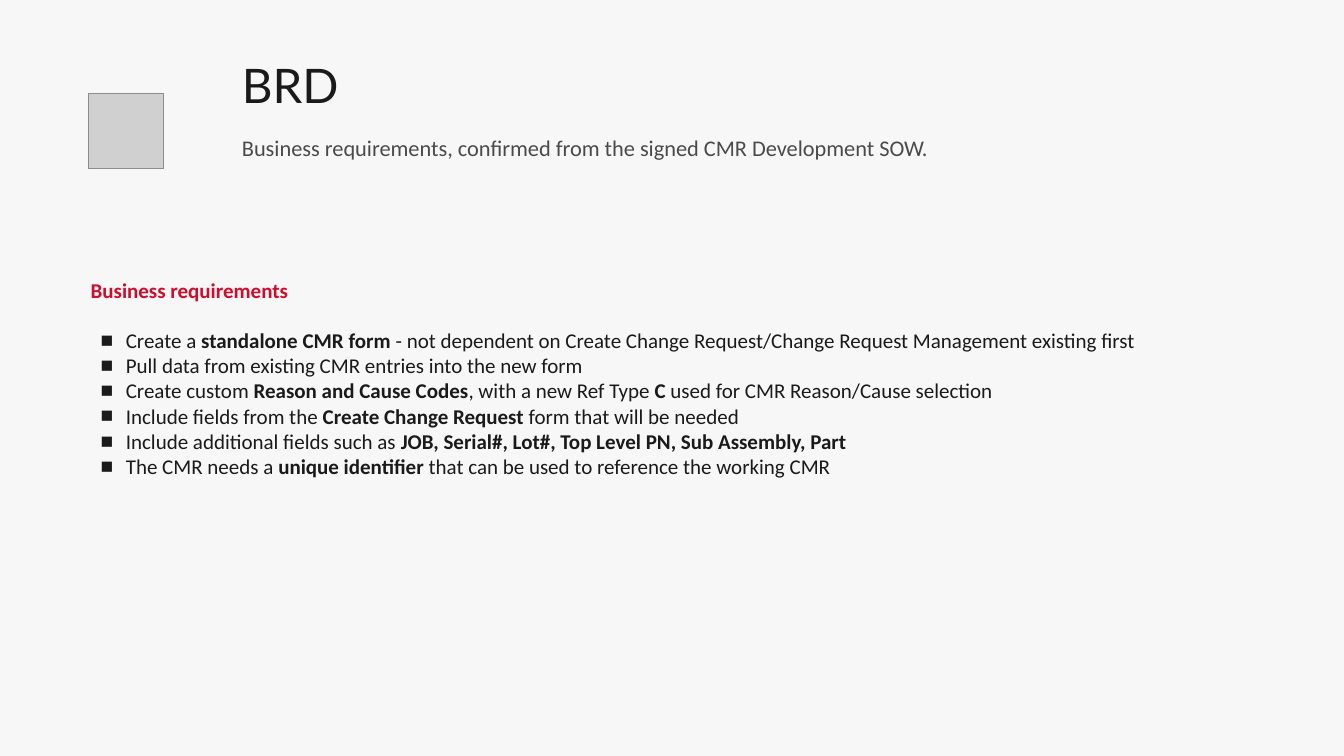
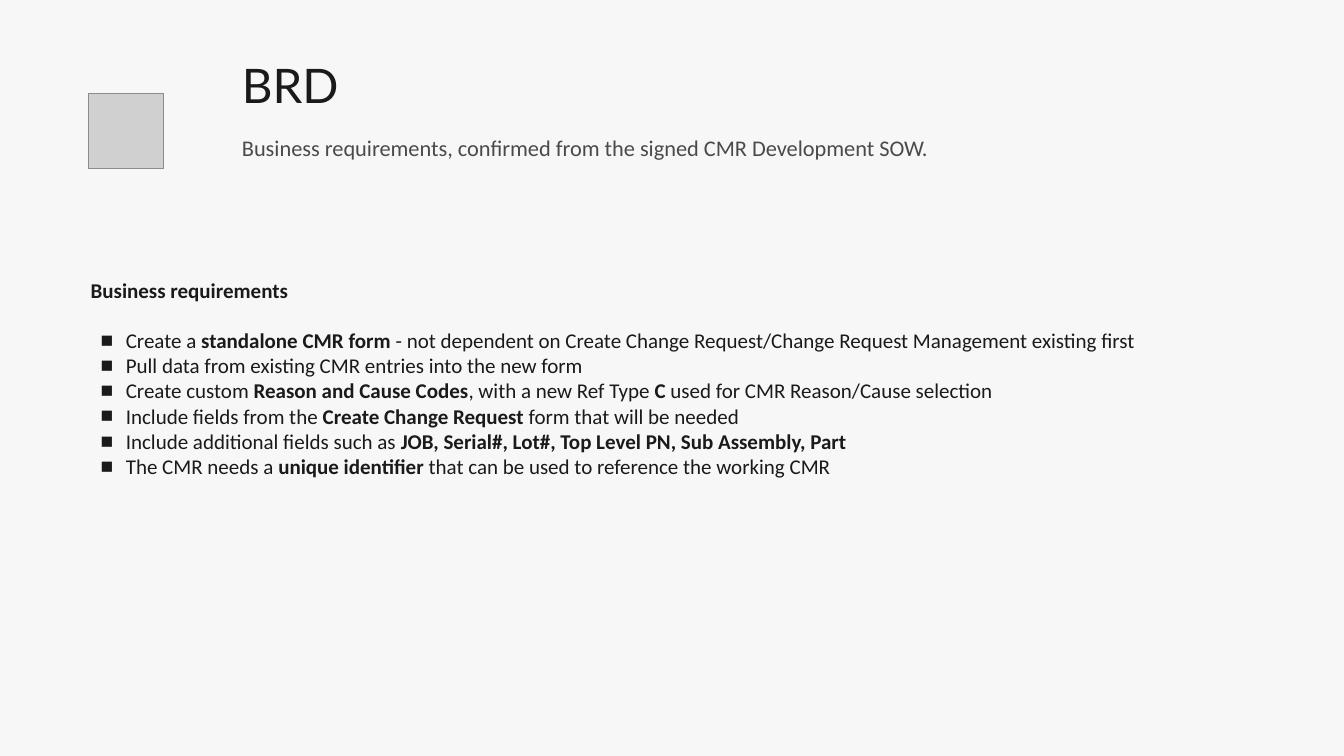
Before and after one commit to Enflite/eCMRs, a slide deck: slide 4 of docs/presentations/eCMRs_plan.pptx. Drawn at 1344x756 pixels with LibreOffice and Linux fonts; fonts in the diff are those of the drawing; grey boxes stand for pictures. Boxes give left, top, right and bottom in pixels: in the first picture for what was removed or moved away, otherwise in the second. Text is boxed around its words. In the diff, an @@ line names an element or a change of style, - is before the commit and + after.

```diff
--- a/docs/presentations/eCMRs_plan.pptx
+++ b/docs/presentations/eCMRs_plan.pptx
@@ text "Business requirements" at box(91, 283, 288, 302): text colour #CF0C2C to #1A1A1A @@
```
Also in this commit, not shown: 12 other slides changed, 1 slide added.
